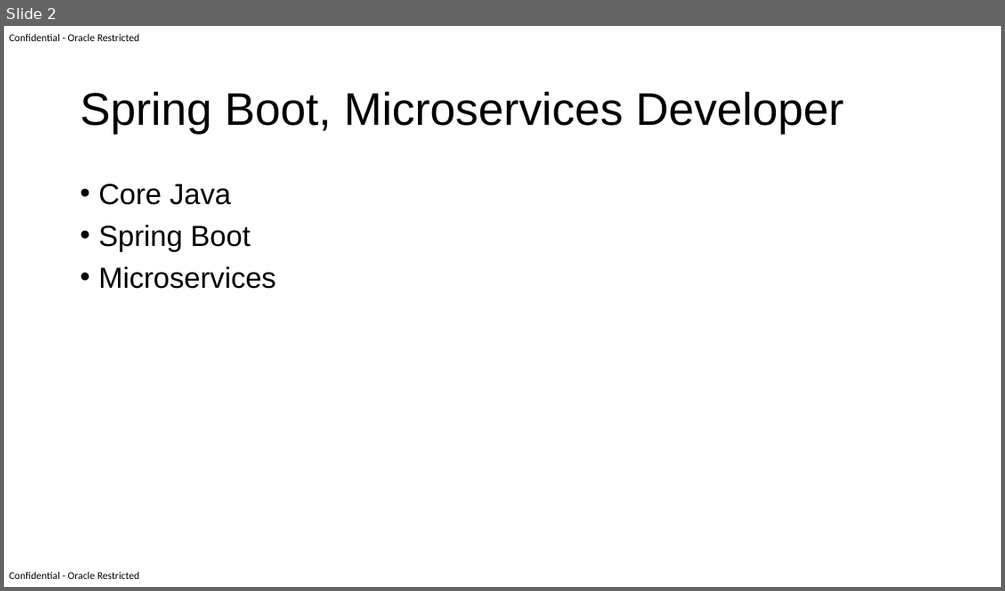
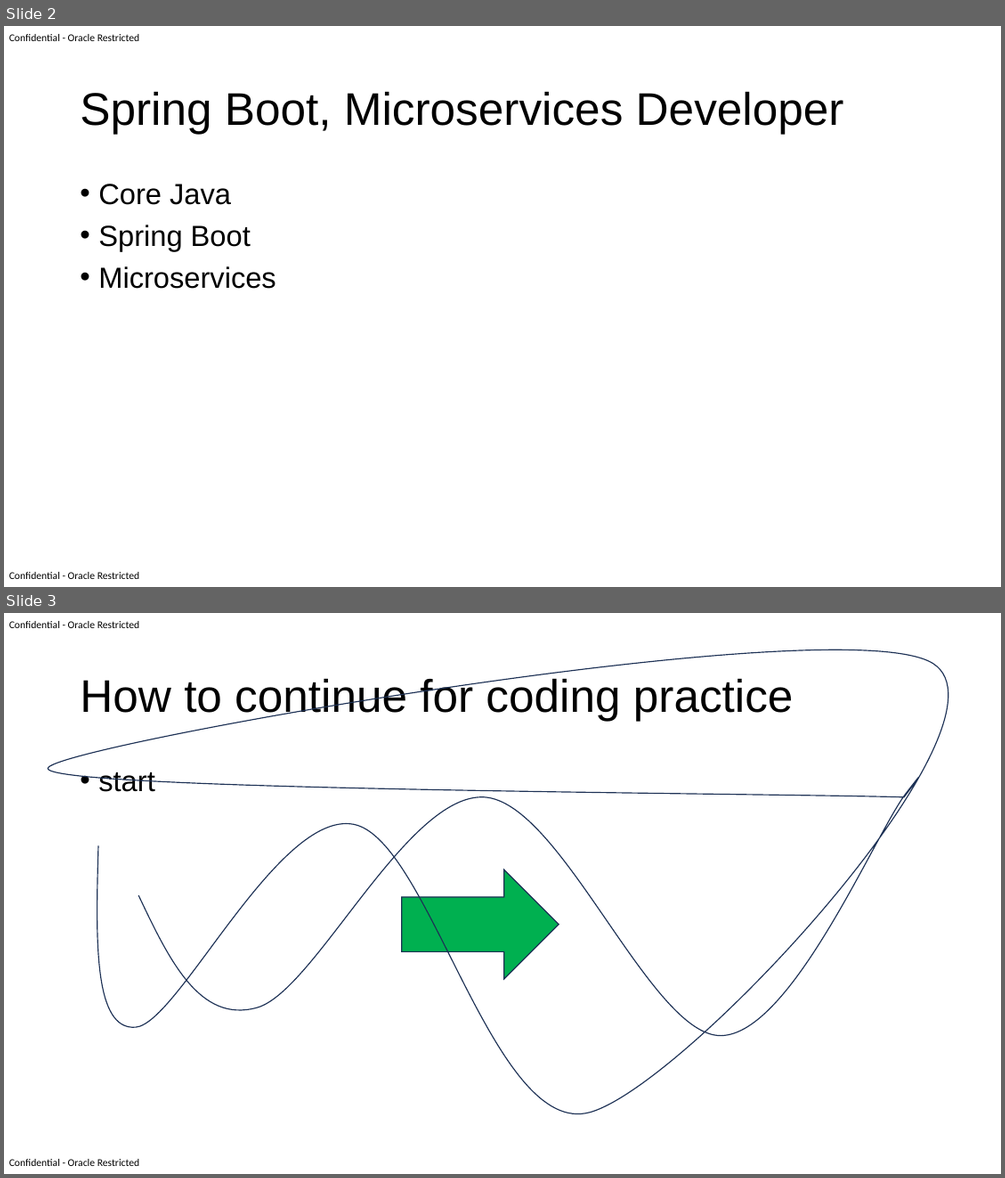
Before and after one commit to rajkhare1/ms-office, a slide deck: power-point/Learn How to Code.pptx. Shown one above the other, each under a label of ours: slide 2 before the commit, slides 2 and 3 after it. The pictures are 1005x591 and 1005x1178 pixels, drawn with LibreOffice and Linux fonts; fonts in the diff are those of the drawing; background and template pictures are left out. Boxes give left, top, right and bottom in pixels: in the first picture for what was removed or moved away, otherwise in the second. Text is boxed around its words. In the diff, an @@ line names an element or a change of style, - is before the commit and + after.

```diff
--- a/power-point/Learn How to Code.pptx
+++ b/power-point/Learn How to Code.pptx
@@ slide 3 added at [4,613,1001,1174], background #FFFFFF; not listed: 2 template elements that a slide beside it also shows @@
@@ freeform shape added at [48,649,948,1114], outline #1E3256 1 pt @@
@@ title added at [80,675,793,721], 44 pt, text #000000 @@
+How to continue for coding practice
@@ text added at [98,772,154,792], 28 pt, text #000000 @@
+• start
@@ down arrow added at [402,869,558,979], fill #00B050, outline #1E3256 1 pt @@
```
